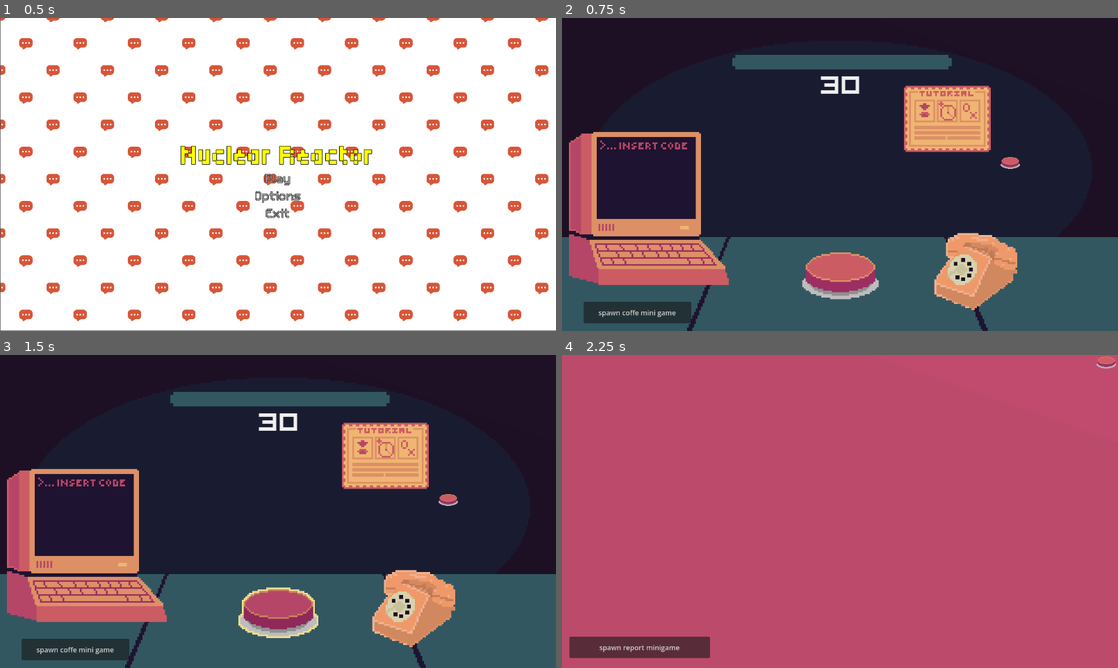
Above: before the commit, frames 1-4 (two rows, left to right).
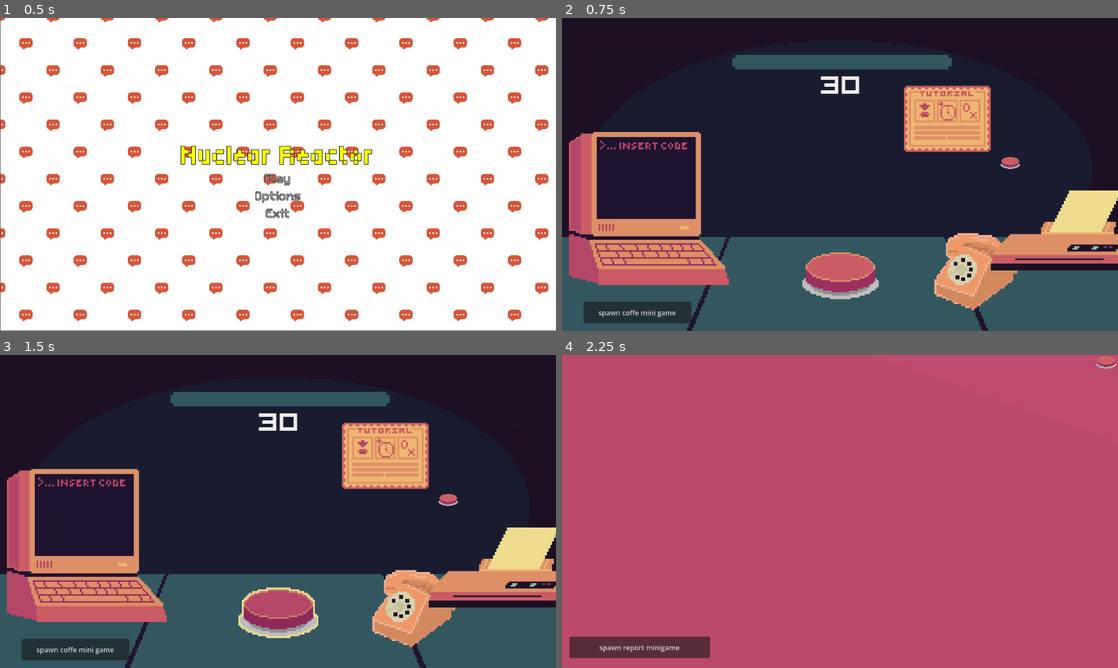
Above: after the commit, the same moments.

Repository: EroAxe/GMTK-2026-CICD-Test
Game: Godot game, scene res://Scenes/main_menu.tscn
Two runs of this game, one before a commit and one after it. Both use one fixed random seed, a clock stepped at 60 frames per second and the inputs below. Sound files missing from this copy of the repository are replaced by a short silence.
Inputs (mouse positions are in pixels of both pictures, inside the frame that each line leads up to):
- Up to frame 1 (0.5 s): no input
- Up to frame 2 (0.75 s): click "Play" at 0.5 s
- Up to frame 3 (1.5 s): click (278, 611) at 1.25 s
- Up to frame 4 (2.25 s): click (650, 545) at 2 s

Frame 1 is identical in both runs. In frame 2, 3.9% of the frame differs, in the area x 77-100%, y 55-81%; in frame 3, 3.9%; in frame 4, nothing differs.

Commit message:
Add printer interaction logic and timer functionality

Diff:
--- a/Scenes/Printer.tscn
+++ b/Scenes/Printer.tscn
@@ -144,3 +144,12 @@
 [node name="CollisionShape2D" type="CollisionShape2D" parent="Area2D" unique_id=1893071672]
 position = Vector2(0.25, -7.75)
 shape = SubResource("RectangleShape2D_r6e8m")
+
+[node name="Timer" type="Timer" parent="." unique_id=393108911]
+wait_time = 2.0
+one_shot = true
+autostart = true
+
+[connection signal="mouse_entered" from="Area2D" to="." method="_on_area_2d_mouse_entered"]
+[connection signal="mouse_exited" from="Area2D" to="." method="_on_area_2d_mouse_exited"]
+[connection signal="timeout" from="Timer" to="." method="_on_timer_timeout"]
--- a/Scenes/prototype.tscn
+++ b/Scenes/prototype.tscn
@@ -21,6 +21,7 @@
 [ext_resource type="Shader" uid="uid://dh3mno6ianhjw" path="res://Assets/Shaders/drowsiness.gdshader" id="21_aya2x"]
 [ext_resource type="AudioStream" uid="uid://danq45suo3in" path="res://Assets/sound_effects/118107_ndheger_old-style-phone-ringing-rings-three-times (mp3cut.net).wav" id="21_y8y5s"]
 [ext_resource type="Texture2D" uid="uid://brs088knxpr3" path="res://Assets/Fonts/03.stronger_choices/488d6042bbb48b409ea7d633200c7a880ace1b9c.png" id="22_aya2x"]
+[ext_resource type="PackedScene" uid="uid://b5l1jipeafb6y" path="res://Scenes/Printer.tscn" id="23_c7ddf"]
 [ext_resource type="PackedScene" uid="uid://jpo4ke8knmy6" path="res://Scenes/light_switch.tscn" id="23_go56e"]
 
 [sub_resource type="LabelSettings" id="LabelSettings_nf0d8"]
@@ -192,6 +193,9 @@
 offset_bottom = -2.0
 mouse_filter = 2
 
+[node name="Printer" parent="." unique_id=196562379 instance=ExtResource("23_c7ddf")]
+position = Vector2(1173, 519)
+
 [connection signal="pressed" from="UI/Computer" to="." method="_on_computer_pressed"]
 [connection signal="timeout" from="CountDown" to="." method="_on_count_down_timeout"]
 [connection signal="timeout" from="blackout_timer" to="LightSwitch" method="_on_blackout_timer_timeout"]
--- a/Scripts/printer.gd
+++ b/Scripts/printer.gd
@@ -1 +1,44 @@
 extends Node2D
+
+# Either the player needs to click the print out
+# or once the printing finished we show the ui abruptly.
+# currently emits a signal when the user clicks.
+
+@onready var sprite: AnimatedSprite2D = $AnimatedSprite2D
+
+@onready var mouseOver: bool = false
+@onready var printed: bool = false
+@onready var signedpapers: bool = false
+
+signal PrintedPageClicked
+
+func _on_area_2d_mouse_entered() -> void:
+	mouseOver = true
+	if !printed:
+		sprite.play("idle_outline")
+
+func _on_area_2d_mouse_exited() -> void:
+	mouseOver = false
+	if !printed:
+		sprite.play("idle")
+
+func _on_timer_timeout() -> void:
+	sprite.play("printing")
+	await sprite.is_playing()
+	printed = true
+
+# currently the other canvas layers don't pass on mouse events so.... this can't work yet
+func _on_input_event(viewport: Node, event: InputEvent, shape_idx: int) -> void:
+	var event_is_mouse_click: bool = (
+		event is InputEventMouseButton and
+		event.button_index == MOUSE_BUTTON_LEFT and
+		event.is_pressed()
+	)
+	if event_is_mouse_click and mouseOver:
+		PrintedPageClicked.emit()
+		print("Mouse clicked the printer")
+
+# ment to be called once the mini-game finished to reset state.
+func on_papers_signed():
+	printed = false
+	sprite.play("idle")
